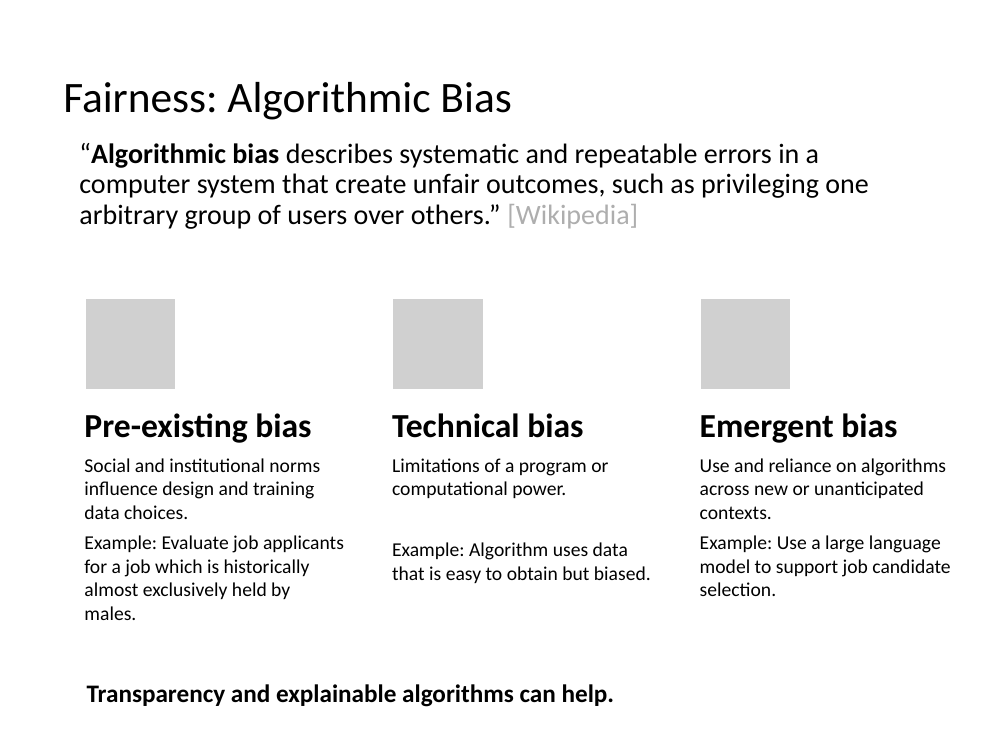
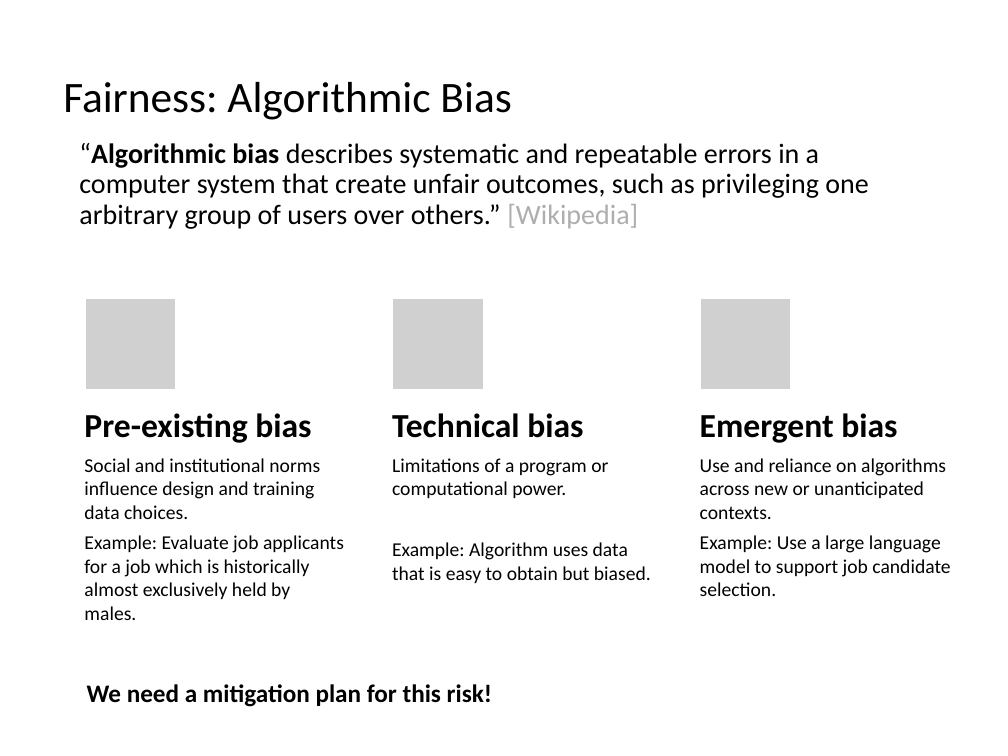
Before and after one commit to kunleola/CS7320, a slide deck: slide 39 of slides/01_intro.pptx. Drawn at 1008x756 pixels with LibreOffice and Linux fonts; fonts in the diff are those of the drawing; grey boxes stand for pictures. Boxes give left, top, right and bottom in pixels: in the first picture for what was removed or moved away, otherwise in the second. Text is boxed around its words. In the diff, an @@ line names an element or a change of style, - is before the commit and + after.

```diff
--- a/slides/01_intro.pptx
+++ b/slides/01_intro.pptx
@@ text at (87, 684, 492, 707): text changed @@
-Transparency and explainable algorithms can help.
+We need a mitigation plan for this risk!
```
Also in this commit, not shown: 2 other slides changed, 1 other file.
